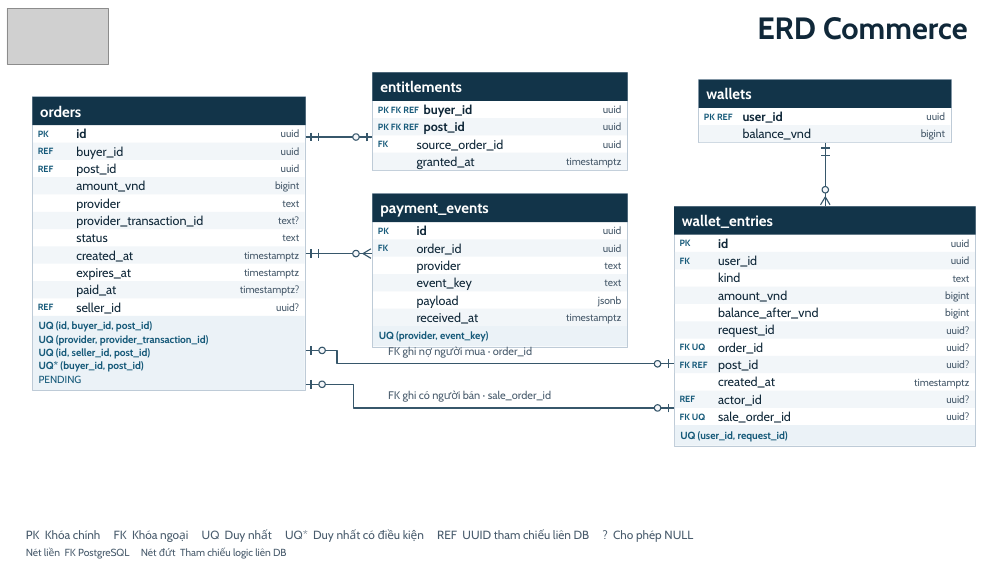
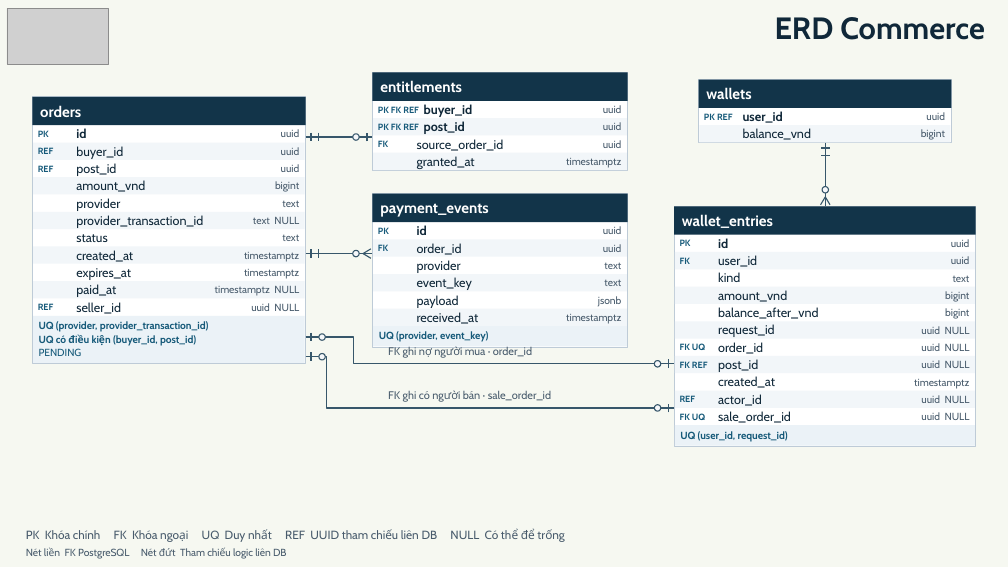
Before and after one commit to khoangutphcm-netizen/SOA_FinalTerms_Project, a slide deck: slide 13 of presentation/presentation.pptx (slide 12 before the commit). Drawn at 1008x567 pixels with LibreOffice and Linux fonts; fonts in the diff are those of the drawing; grey boxes stand for pictures. Boxes give left, top, right and bottom in pixels: in the first picture for what was removed or moved away, otherwise in the second. Text is boxed around its words. In the diff, an @@ line names an element or a change of style, - is before the commit and + after.

```diff
--- a/presentation/presentation.pptx
+++ b/presentation/presentation.pptx
@@ background #FFFFFF to #F6F8F1 @@
@@ text "ERD Commerce": place and size @@
-text "ERD Commerce" at [757,17,968,40]
+text "ERD Commerce" at [775,17,985,40]
@@ rectangle: place and size @@
-rectangle at [33,97,306,391]
+rectangle at [33,97,306,364]
@@ text at [253,217,299,224]: text changed @@
-text?
+text NULL
@@ text at [215,286,299,296]: text changed @@
-timestamptz?
+timestamptz NULL
@@ rectangle: place and size @@
-rectangle at [33,316,305,390]
+rectangle at [33,316,305,363]
@@ text "UQ (provider, provider_transaction_id)": place and size @@
-text "UQ (provider, provider_transaction_id)" at [39,335,209,346]
+text "UQ (provider, provider_transaction_id)" at [39,321,209,332]
@@ text removed at [39,321,152,332] @@
-UQ (id, buyer_id, post_id)
@@ text at [251,303,299,311]: text changed @@
-uuid?
+uuid NULL
@@ text at [921,326,970,334]: text changed @@
-uuid?
+uuid NULL
@@ text "PENDING": place and size @@
-text "PENDING" at [39,375,82,383]
+text "PENDING" at [39,348,82,356]
@@ text at [39,335,196,346]: text changed @@
-UQ* (buyer_id, post_id)
+UQ có điều kiện (buyer_id, post_id)
@@ text removed at [39,348,150,359] @@
-UQ (id, seller_id, post_id)
@@ freeform shape: place and size @@
-freeform shape at [306,351,675,364]
+freeform shape at [306,337,675,364]
@@ freeform shape: place and size @@
-freeform shape at [306,384,675,408]
+freeform shape at [306,357,675,408]
@@ freeform shape: place and size @@
-freeform shape at [311,346,312,355]
+freeform shape at [311,352,312,361]
@@ freeform shape: place and size @@
-freeform shape at [311,380,312,389]
+freeform shape at [311,333,312,341]
@@ ellipse: place and size @@
-ellipse at [319,347,326,354]
+ellipse at [319,354,326,361]
@@ ellipse: place and size @@
-ellipse at [319,381,326,388]
+ellipse at [319,334,326,341]
@@ text at [921,343,970,351]: text changed @@
-uuid?
+uuid NULL
@@ text at [921,360,970,368]: text changed @@
-uuid?
+uuid NULL
@@ text at [921,395,970,403]: text changed @@
-uuid?
+uuid NULL
@@ text at [921,412,970,420]: text changed @@
-uuid?
+uuid NULL
@@ text at [26,529,535,542]: text changed @@
-PK Khóa chính FK Khóa ngoại UQ Duy nhất UQ* Duy nhất có điều kiện REF UUID tham chiếu liên DB ? Cho phép NULL
+PK Khóa chính FK Khóa ngoại UQ Duy nhất REF UUID tham chiếu liên DB NULL Có thể để trống
```
Also in this commit, not shown: 3 other slides changed, 1 slide added.
